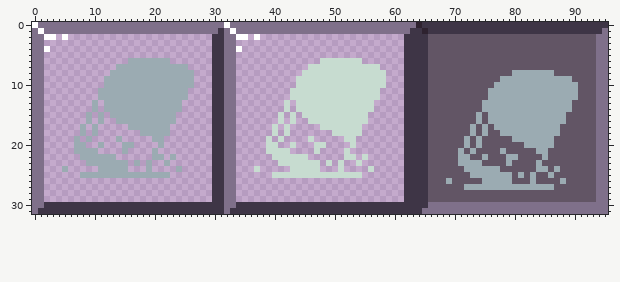
Sprite sheet -- src/assets/ui/eraser-tool.png. The first picture shows the starting point.
The file is 96x32 pixels.
After:
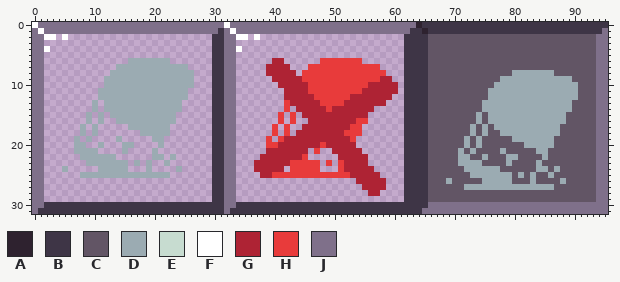
Palette (. is transparent): A #2e222f  B #3e3546  C #625565  D #9babb2  E #c7dcd0  F #ffffff  G #ae2334  H #e83b3b  J #7f708a
Change:
y 6: x 40..41 .. -> GG; x 48..54 EEEEEEE -> HHHHHHH
y 7: x 39..42 .... -> GGGG; x 46..57 EEEEEEEEEEEE -> HHHHHHHHHHHH
y 8: x 39..43 ..... -> GGGGG; x 45..58 EEEEEEEEEEEEEE -> HHHHHHHHHHHHHH
y 9: x 40..59 ....EEEEEEEEEEEEEEE. -> GGGGGHHHHHHHHHHHHHGG
y 10: x 41..60 ...EEEEEEEEEEEEEEE.. -> GGGGGHHHHHHHHHHGGGGG
y 11: x 42..60 .EEEEEEEEEEEEEEE... -> GGGGHHHHHHHHHGGGGGG
y 12: x 42..59 .EEEEEEEEEEEEEEE.. -> GGGGGHHHHHHGGGGGGG
y 13: x 42..58 E.EEEEEEEEEEEEE.. -> HGGGGGHHHHGGGGGGG
y 14: x 42 E -> H; x 44..56 EEEEEEEEEEEEE -> GGGGGHGGGGGGG
y 15: x 41 E -> H; x 43 E -> H; x 45..55 EEEEEEEEEEE -> GGGGGGGGGGG
y 16: x 41 E -> H; x 43 E -> H; x 46..55 EEEEEEEEEE -> GGGGGGGGHH
y 17: x 40 E -> H; x 42 E -> H; x 45..54 ...EEEEEEE -> GGGGGGGGHH
y 18: x 40 E -> H; x 42 E -> H; x 44..54 ......EEEEE -> GGGGGGGGHHH
y 19: x 39 E -> H; x 41..53 E....E.....EE -> HGGGGGGGGGGGH
y 20: x 39..53 EE..E...EE....E -> HHGGGGGGGHGGGGG
y 21: x 39..45 EEEE... -> GGGGGGG; x 47 E -> H; x 50..54 ..E.. -> GGGGG
y 22: x 38..45 ..EEEEEE -> GGGGGGGH; x 51..55 .EE.E -> GGGGG
y 23: x 37..47 ....EEEEEEE -> GGGGGGHHHHH; x 49 E -> H; x 51..55 E..E. -> HGGGG
y 24: x 37..41 E.... -> GGGGG; x 43..47 EEEEE -> HHHHH; x 51..56 E....E -> HGGGGG
y 25: x 38..57 ..EEEEEEEEEEEEEEE... -> GGHHHHHHHHHHHHHGGGGG
y 26: x 54..58 ..... -> GGGGG
y 27: x 55..58 .... -> GGGG
y 28: x 56..57 .. -> GG
Pixel boxes of the changes (left, top, right, bottom) in both pictures:
changed: (254, 58, 398, 196)
